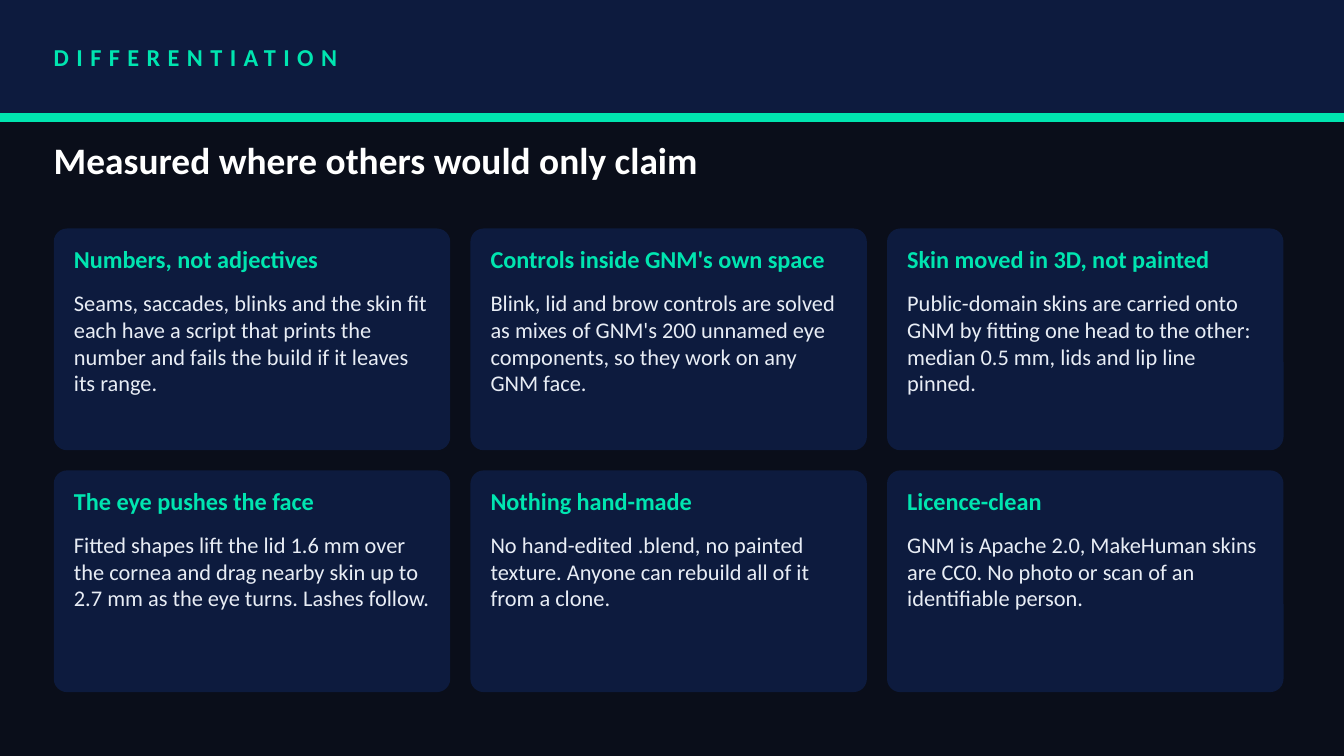
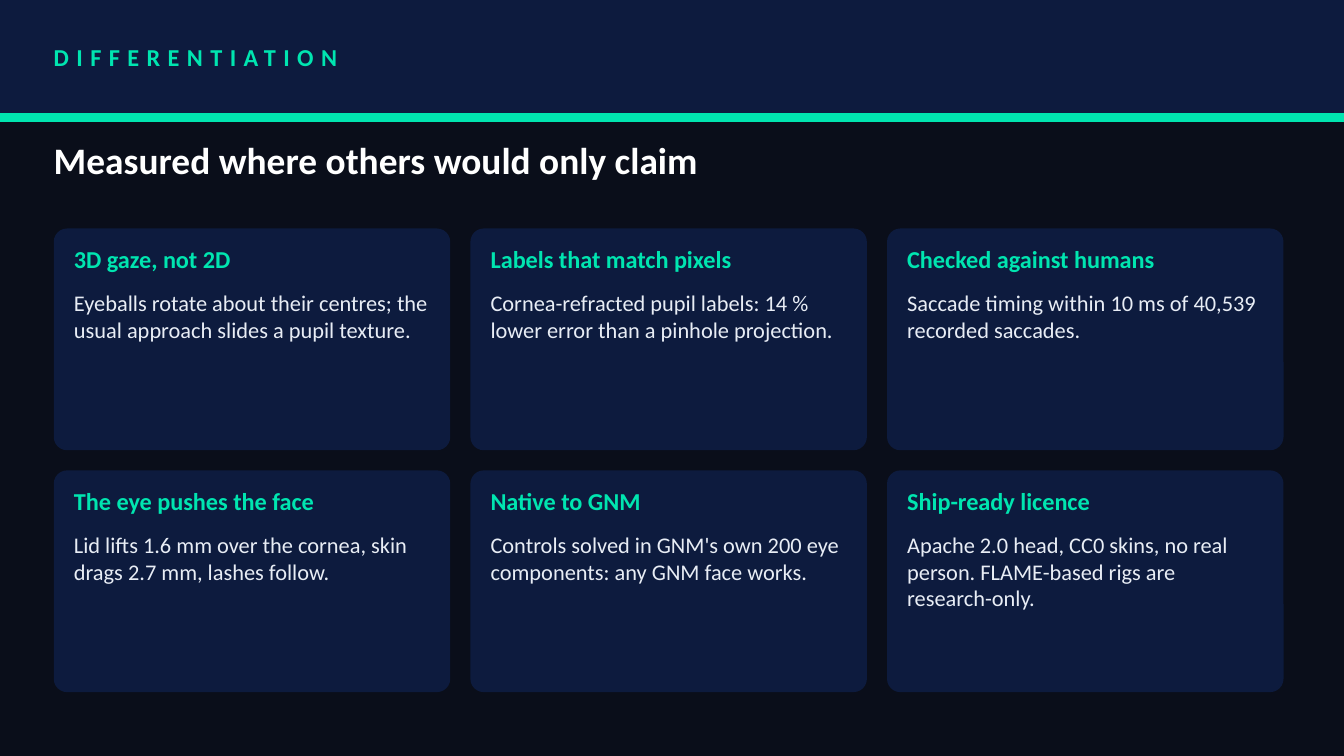
Before and after one commit to akshat333-debug/TrueGaze, a slide deck: slide 9 of VITVellore_ZeroDrift.pptx. Drawn at 1344x756 pixels with LibreOffice and Linux fonts; fonts in the diff are those of the drawing. Boxes give left, top, right and bottom in pixels: in the first picture for what was removed or moved away, otherwise in the second. Text is boxed around its words. In the diff, an @@ line names an element or a change of style, - is before the commit and + after.

Commit message:
docs: lean judge-facing README, hero GIF, results docs, dev files moved, deck tightened, reference video removed

```diff
--- a/VITVellore_ZeroDrift.pptx
+++ b/VITVellore_ZeroDrift.pptx
@@ text at [74,252,231,272]: text changed @@
-Numbers, not adjectives
+3D gaze, not 2D
@@ text at [491,251,731,272]: text changed @@
-Controls inside GNM's own space
+Labels that match pixels
@@ text at [907,251,1154,272]: text changed @@
-Skin moved in 3D, not painted
+Checked against humans
@@ text at [74,295,427,342]: text changed @@
-Seams, saccades, blinks and the skin fit each have a script that prints the number and fails the build if it leaves its range.
+Eyeballs rotate about their centres; the usual approach slides a pupil texture.
@@ text at [491,295,833,342]: text changed @@
-Blink, lid and brow controls are solved as mixes of GNM's 200 unnamed eye components, so they work on any GNM face.
+Cornea-refracted pupil labels: 14 % lower error than a pinhole projection.
@@ text at [907,295,1256,338]: text changed @@
-Public-domain skins are carried onto GNM by fitting one head to the other: median 0.5 mm, lids and lip line pinned.
+Saccade timing within 10 ms of 40,539 recorded saccades.
@@ text at [491,493,641,510]: text changed @@
-Nothing hand-made
+Native to GNM
@@ text at [907,493,1090,514]: text changed @@
-Licence-clean
+Ship-ready licence
@@ text at [74,537,407,584]: text changed @@
-Fitted shapes lift the lid 1.6 mm over the cornea and drag nearby skin up to 2.7 mm as the eye turns. Lashes follow.
+Lid lifts 1.6 mm over the cornea, skin drags 2.7 mm, lashes follow.
@@ text at [491,537,839,584]: text changed @@
-No hand-edited .blend, no painted texture. Anyone can rebuild all of it from a clone.
+Controls solved in GNM's own 200 eye components: any GNM face works.
@@ text at [907,537,1227,610]: text changed @@
-GNM is Apache 2.0, MakeHuman skins are CC0. No photo or scan of an identifiable person.
+Apache 2.0 head, CC0 skins, no real person. FLAME-based rigs are research-only.
```
Also in this commit, not shown: 6 other slides changed, 31 other files.
